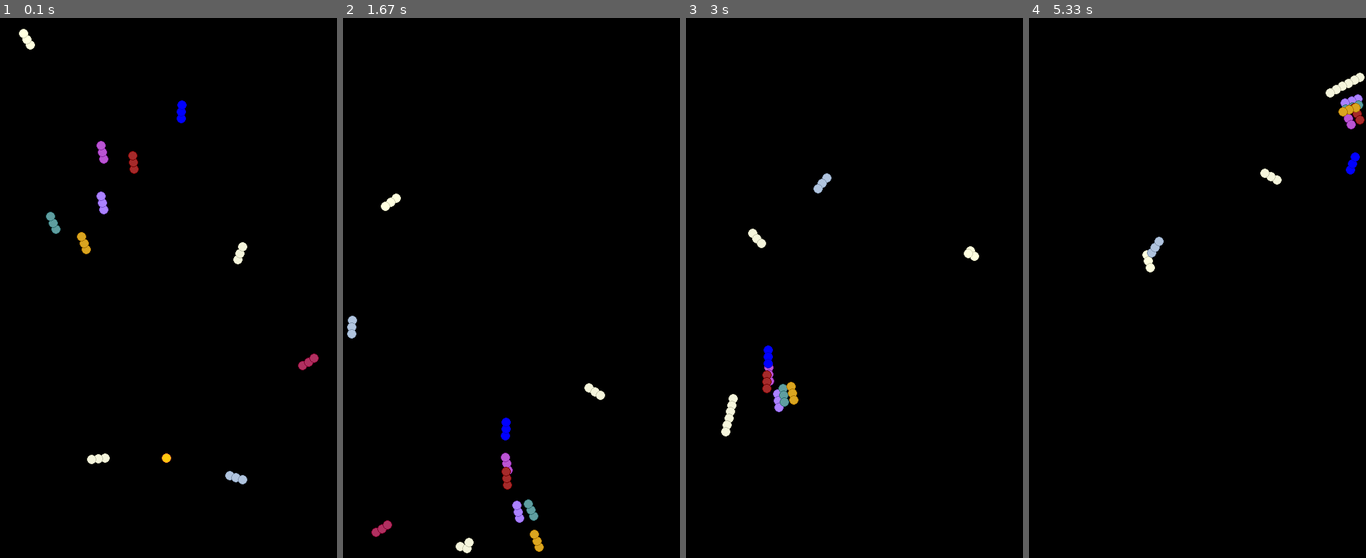
Above: before the commit, frames 1-4 (left to right).
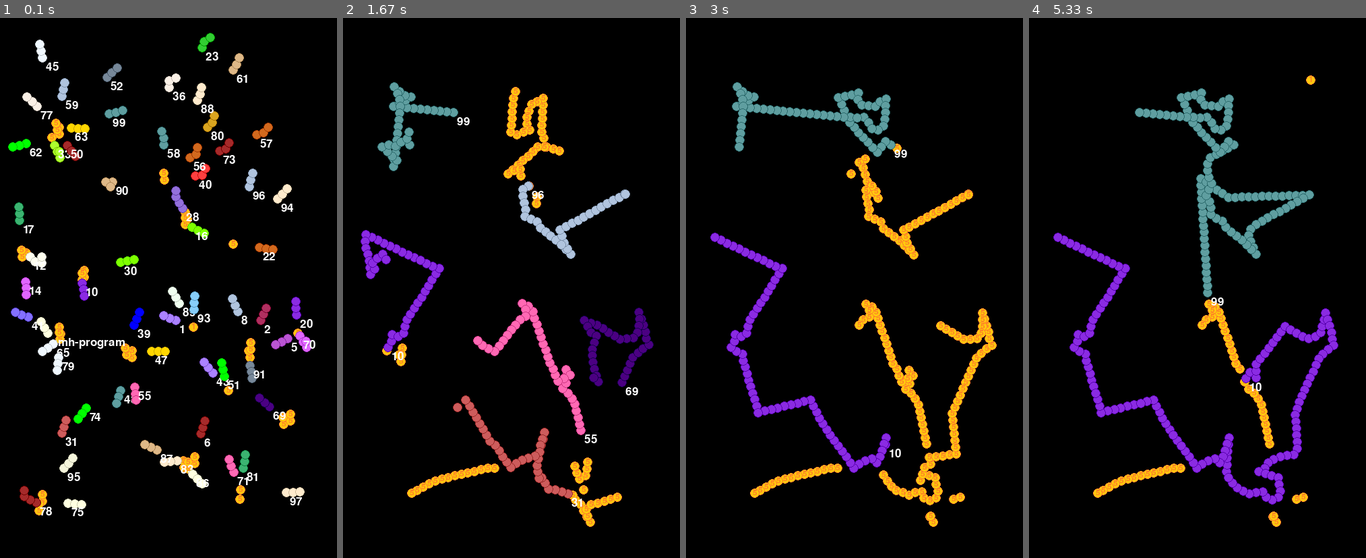
Above: after the commit, the same moments.

Repository: zmh-program/Z-RLSnake
Game: pygame game, started from render.py
Two runs of this game, one before a commit and one after it. Both use one fixed random seed, a clock stepped at 60 frames per second and the inputs below.
Inputs (mouse positions are in pixels of both pictures, inside the frame that each line leads up to):
- Up to frame 1 (0.1 s): no input
- Up to frame 2 (1.67 s): move the mouse to (498, 309) at 0.37 s; move the mouse to (407, 207) at 0.87 s; move the mouse to (518, 104) at 1.37 s
- Up to frame 3 (3 s): move the mouse to (844, 196) at 1.87 s; move the mouse to (942, 239) at 2.43 s; move the mouse to (925, 190) at 2.93 s
- Up to frame 4 (5.33 s): move the mouse to (1210, 266) at 3.43 s; move the mouse to (1146, 444) at 3.93 s; move the mouse to (1143, 115) at 4.6 s; move the mouse to (1116, 147) at 5.1 s

The runs differ from the first frame. In frame 1, 11% of the frame differs, in the area x 2-95%, y 2-93%; in frame 2, 9.7%; in frame 3, 9.4%; in frame 4, 9.7%.

Commit message:
1.6.6-alpha

Diff:
--- a/render.py
+++ b/render.py
@@ -8,17 +8,18 @@
 
 class PygameCoin(pygame.sprite.Sprite, sprite.Coin):
     def __init__(self, group_, *args, **kwargs):
+        super().__init__(group_)
+        sprite.Coin.__init__(self, *args, **kwargs)
         self.image = pygame.Surface((param.BLOCK_RADIUS * 2, param.BLOCK_RADIUS * 2))
         self.image.fill(color.BLACK)
         pygame.draw.circle(self.image, color.YELLOW,
                            (param.BLOCK_RADIUS, param.BLOCK_RADIUS), param.BLOCK_RADIUS)
         pygame.draw.circle(self.image, color.GOLD,
                            (param.BLOCK_RADIUS, param.BLOCK_RADIUS), param.BLOCK_RADIUS, 1)
+        self.image.blit(coin_font.render(str(self.score), True, color.GOLD, ), [4, 0])
         self.image.set_colorkey(color.BLACK)
-        super().__init__(group_)
-        sprite.Coin.__init__(self, *args, **kwargs)
         self.rect = self.image.get_rect()
-        self.rect.topleft = self.array
+        self.rect.center = self.array
 
 
 class PygameCoinGroup(pygame.sprite.Group, group.CoinGroup):
@@ -43,7 +44,7 @@
     def __init__(self, parent):
         super().__init__(parent=parent)
         self.player = self.add_snake("zmh-program", otype=sprite.SnakePlayer)
-        for idx in range(10):
+        for idx in range(100):
             self.add_snake(str(idx), otype=sprite.SeniorSnakeRobot)
 
     def update(self):
@@ -52,6 +53,7 @@
             for arr in snake.array:
                 pygame.draw.circle(screen, snake.color, arr, param.BLOCK_RADIUS)
                 pygame.draw.circle(screen, snake.background, arr, param.BLOCK_RADIUS, 1)
+            screen.blit(font.render(snake.name, True, color.WHITE), snake.head + [5, 5])
 
     def update_player_direction(self):
         self.player.update_direction_from_point(pygame.mouse.get_pos())
@@ -92,6 +94,8 @@
     pygame.init()
     screen = pygame.display.set_mode((param.WIDTH, param.HEIGHT))
     clock = pygame.time.Clock()
+    font = pygame.font.SysFont("none", 25)
+    coin_font = pygame.font.SysFont("none", 18)
     pygame.display.set_caption("Snake Deep Reinforcement Learning")
     game = PygameGameGroup()
     game.run_forever()
--- a/vector/group.py
+++ b/vector/group.py
@@ -83,6 +83,8 @@
             snake.update()
             if snake.border_collide():
                 self.parent.snake_death(snake)
+        for snake in self.get_snake_collide():
+            self.parent.snake_death(snake)
 
     @property
     def length(self) -> int:
--- a/vector/sprite.py
+++ b/vector/sprite.py
@@ -10,8 +10,8 @@
 
 def generate_position():
     return numpy.array([
-        numpy.random.randint(WIDTH_BLOCK) * BLOCK_SIZE,
-        numpy.random.randint(HEIGHT_BLOCK) * BLOCK_SIZE,
+        numpy.random.randint(BLOCK_SIZE, WIDTH_BLOCK * (BLOCK_SIZE - 1)),
+        numpy.random.randint(BLOCK_SIZE, HEIGHT_BLOCK * (BLOCK_SIZE - 1)),
     ])
 
 
@@ -137,7 +137,7 @@
         self.score__added = 0
 
     def __str__(self):
-        return f"Snake Object (length={self._size}, direction={self.direction})"
+        return f"Snake Object (name={self.name}, length={self._size}, direction={self.direction})"
 
     def add_killed(self, val=1):
         self.kill__added += val
